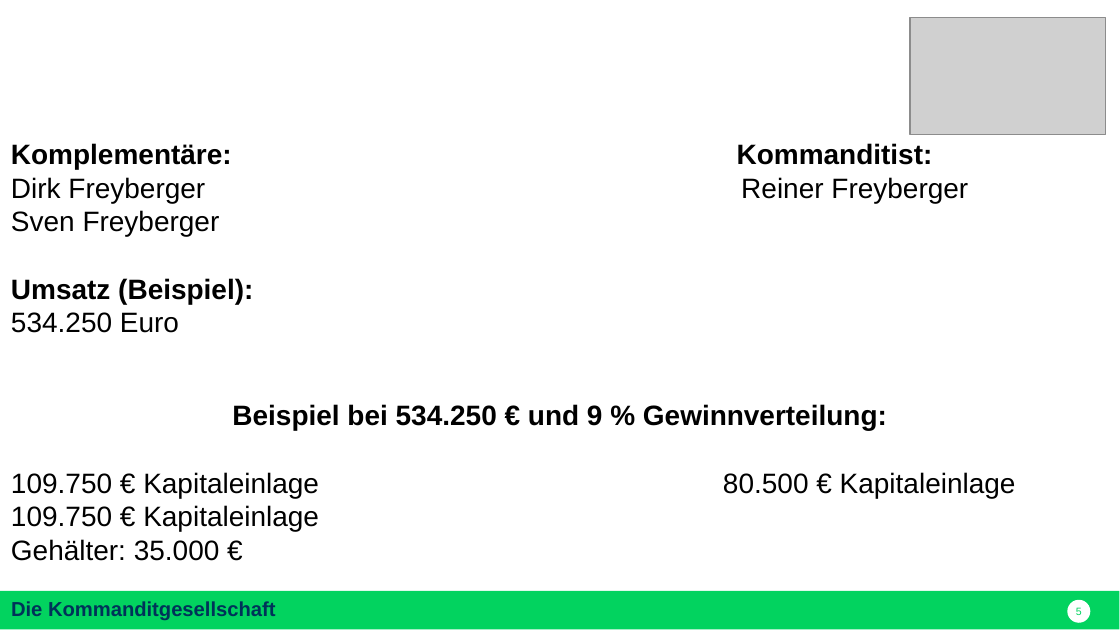
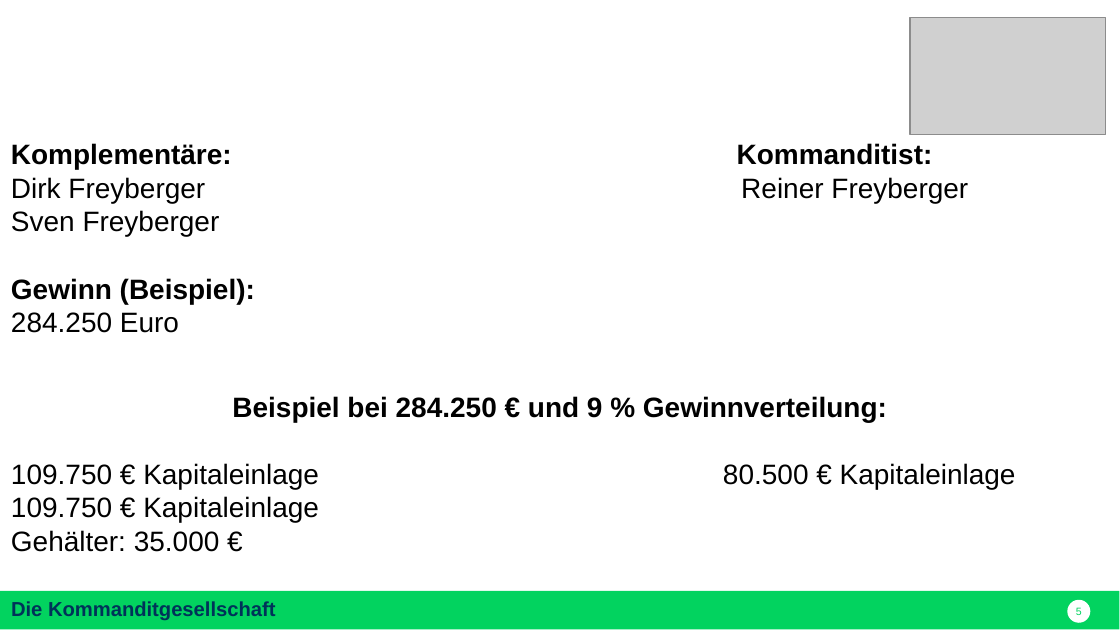
Before and after one commit to nodeg/exercises, a slide deck: slide 5 of Referat_BWP_KG_danny.pptx. Drawn at 1120x630 pixels with LibreOffice and Linux fonts; fonts in the diff are those of the drawing; grey boxes stand for pictures. Boxes give left, top, right and bottom in pixels: in the first picture for what was removed or moved away, otherwise in the second. Text is boxed around its words. In the diff, an @@ line names an element or a change of style, - is before the commit and + after.

```diff
--- a/Referat_BWP_KG_danny.pptx
+++ b/Referat_BWP_KG_danny.pptx
@@ text at (11,278,255,333): text changed @@
-Umsatz (Beispiel):
-534.250 Euro
+Gewinn (Beispiel):
+284.250 Euro
@@ text "Beispiel bei 284.250 € und ...": place and size @@
-text "Beispiel bei 284.250 € und ..." at (11,404,887,561)
+text "Beispiel bei 284.250 € und ..." at (11,396,887,552)
@@ text at (232,396,887,422): text changed @@
-Beispiel bei 534.250 € und 9 % Gewinnverteilung:
+Beispiel bei 284.250 € und 9 % Gewinnverteilung:
```
Also in this commit, not shown: 3 other slides changed.
